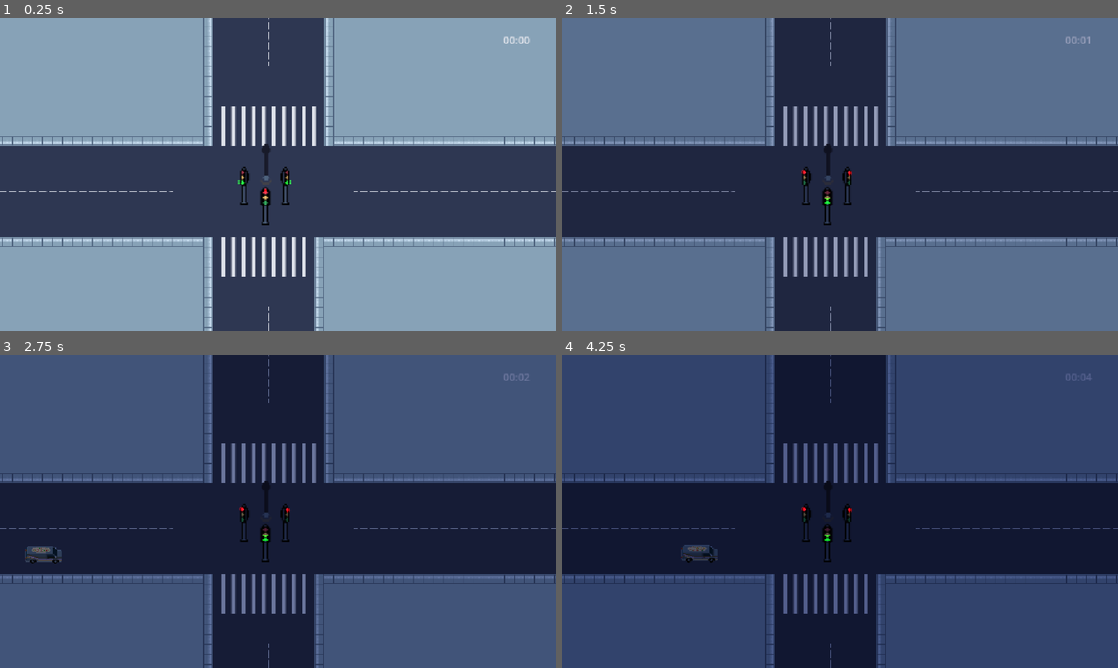
Above: before the commit, frames 1-4 (two rows, left to right).
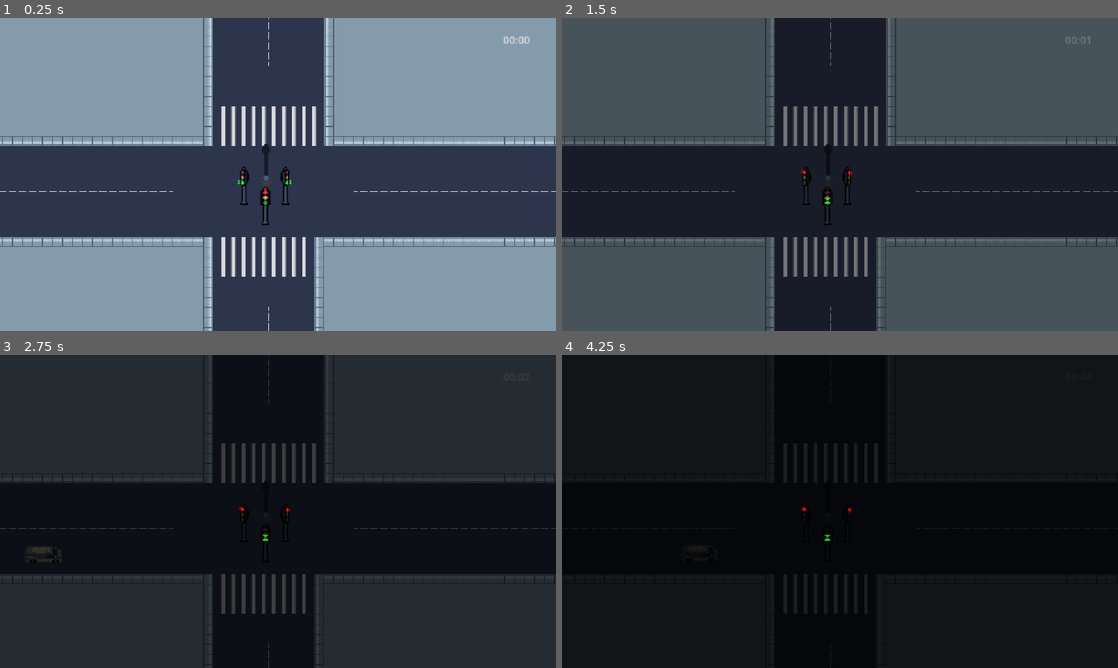
Above: after the commit, the same moments.

Repository: lafgo-fc/game-jam-repoooo
Game: Godot game, scene res://scne/test_one.tscn
Same seed, same stepped clock (60 frames per second), same inputs: the game is played once before the commit and once after it.
Inputs:
- Up to frame 1 (0.25 s): no input
- Up to frame 2 (1.5 s): tap Enter (ui_accept) at 0.5, 0.77 s; hold R (traffic control right and left) from 0.53 s (still down)
- Up to frame 3 (2.75 s): keep holding R (traffic control right and left); tap Enter (ui_accept) at 1.52, 2 s
- Up to frame 4 (4.25 s): keep holding R (traffic control right and left); tap Enter (ui_accept) at 3.02, 3.77 s

The runs differ from the first frame. In frame 2, 60% of the frame differs, in the area x 0-100%, y 0-100%; in frame 3, 100%; in frame 4, 100%.

Commit message:
added a func for cheking last daycycle

Diff:
--- a/scne/test_one.gd
+++ b/scne/test_one.gd
@@ -16,6 +16,8 @@
 var night_color = Color(0.25,0.3,0.5)
 var min : int
 var hour : int
+var is_cycle_changing : bool = false
+var last_daycycle = ""
  # this gives us the time we have spent in the day
 func time_op():
 
@@ -45,10 +47,10 @@
 func _process(delta: float) -> void:
 	var target_color : Color
 	time_op()
+	check_daycycle_changes()
 	clock_time()
 	if GameData.daycycle == "morning":
 		target_color = morning_color
-		manage_traffic()
 	elif GameData.daycycle == "afternoon":
 		target_color = afternoon_color
 		manage_traffic()
@@ -67,7 +69,7 @@
 	min = total_min % 60
 	clock.text = "%02d:%02d" % [hour, min]
 func manage_traffic():
-	if GameData.daycycle == "morning":
+	if GameData.daycycle == "morning" and is_cycle_changing:
 		spawner_1.spawner_time(25)
 		spawner_2.spawner_time(35)
 		spawner_3.spawner_time(30)
@@ -87,3 +89,10 @@
 		spawner_2.spawner_time(35)
 		spawner_3.spawner_time(40)
 		spawner_4.spawner_time(30)
+
+func check_daycycle_changes():
+	if GameData.daycycle != last_daycycle:
+		is_cycle_changing = true
+		GameData.daycycle = last_daycycle
+	else:
+		is_cycle_changing = false
